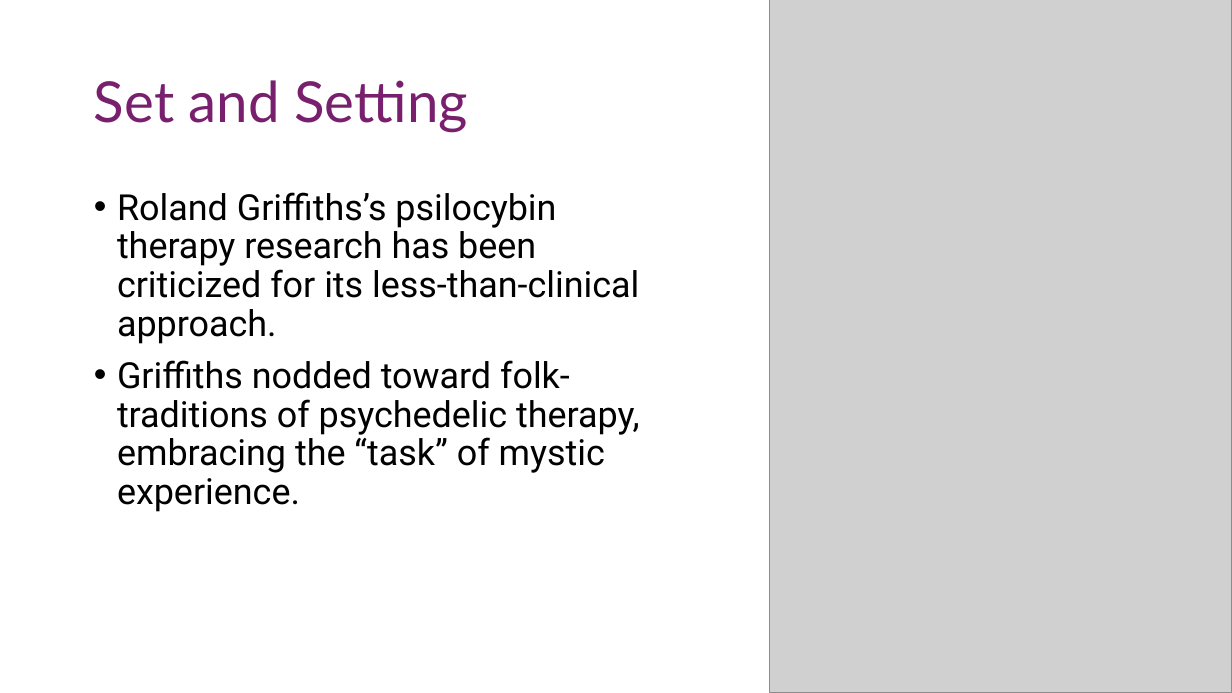
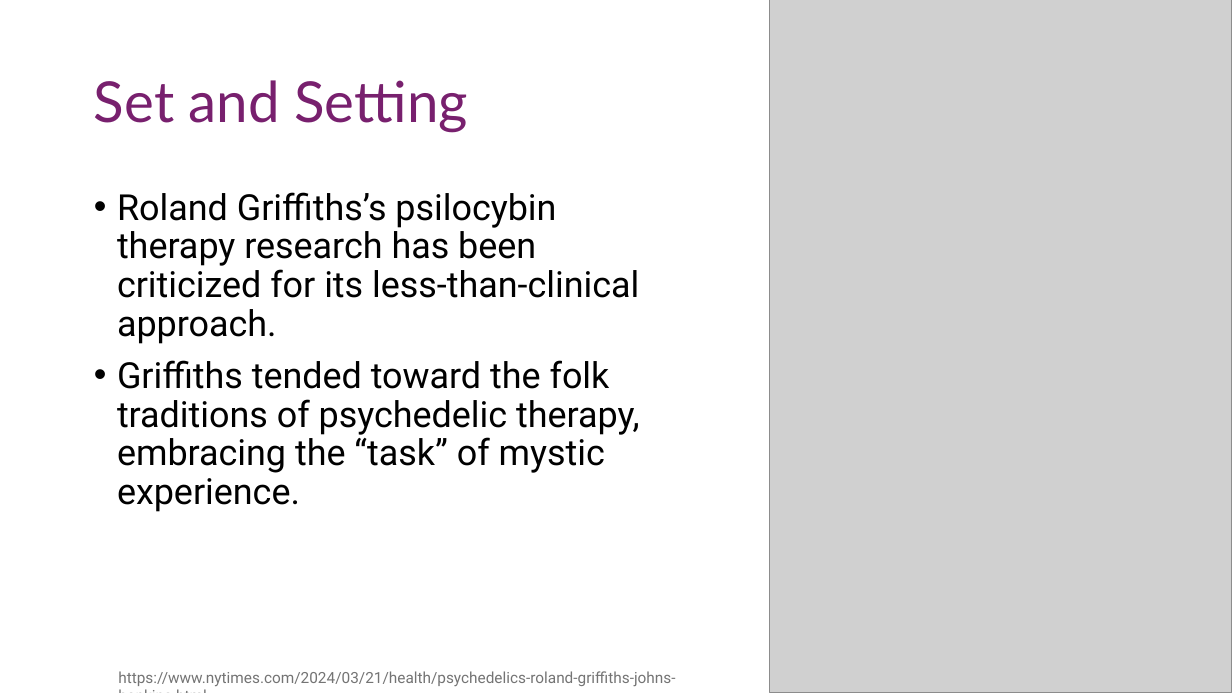
Before and after one commit to nghess/cnjc, a slide deck: slide 15 of psilocybin_fc/siegel_etal_2024.pptx. Drawn at 1232x693 pixels with LibreOffice and Linux fonts; fonts in the diff are those of the drawing; grey boxes stand for pictures. Boxes give left, top, right and bottom in pixels: in the first picture for what was removed or moved away, otherwise in the second. Text is boxed around its words. In the diff, an @@ line names an element or a change of style, - is before the commit and + after.

```diff
--- a/psilocybin_fc/siegel_etal_2024.pptx
+++ b/psilocybin_fc/siegel_etal_2024.pptx
@@ text at <box>117,360,640,512</box>: text changed @@
-• Griffiths nodded toward folk-traditions of psychedelic therapy, embracing the “task” of mystic experience.
+• Griffiths tended toward the folk traditions of psychedelic therapy, embracing the “task” of mystic experience.
@@ text added at <box>118,671,675,686</box>, 12 pt, text #747474 @@
+https://www.nytimes.com/2024/03/21/health/psychedelics-roland-griffiths-johns-hopkins.html
```
Also in this commit, not shown: 3 other slides changed, 3 other files.
